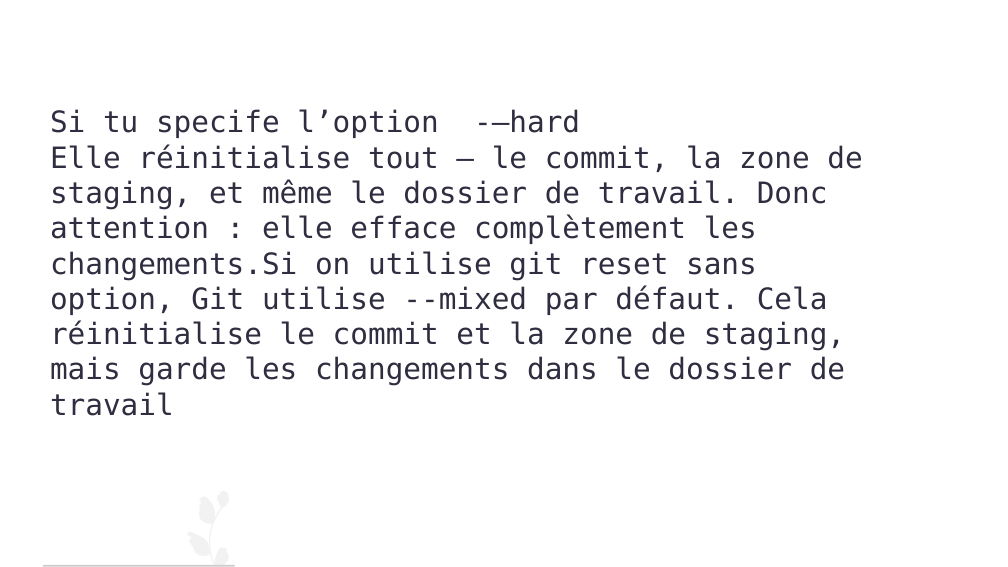
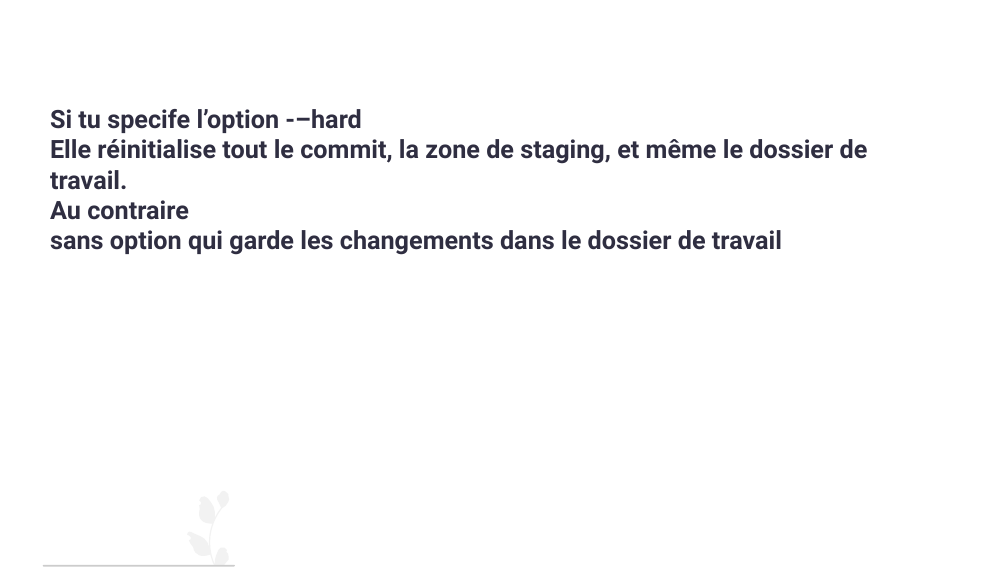
Before and after one commit to AbdessamadAbdaoui/Presentation_Git, a slide deck: slide 6 of presentation_Git.pptx. Drawn at 1008x567 pixels with LibreOffice and Linux fonts; fonts in the diff are those of the drawing. Boxes give left, top, right and bottom in pixels: in the first picture for what was removed or moved away, otherwise in the second. Text is boxed around its words. In the diff, an @@ line names an element or a change of style, - is before the commit and + after.

```diff
--- a/presentation_Git.pptx
+++ b/presentation_Git.pptx
@@ text at box(50, 109, 361, 133): size 28 to 24 pt, font DejaVu Sans Mono to Roboto, bold on in "Si tu specife l’option -–hard" @@
@@ text at box(50, 139, 868, 255): text changed; size 28 to 24 pt; font DejaVu Sans Mono to Roboto; bold on @@
-Elle réinitialise tout — le commit, la zone de staging, et même le dossier de travail. Donc attention : elle efface complètement les changements.Si on utilise git reset sans option, Git utilise --mixed par défaut. Cela réinitialise le commit et la zone de staging, mais garde les changements dans le dossier de travail
+Elle réinitialise tout le commit, la zone de staging, et même le dossier de travail.
+Au contraire
+sans option qui garde les changements dans le dossier de travail
```
Also in this commit, not shown: 3 other slides changed, 7 slides added, 2 slides removed.
